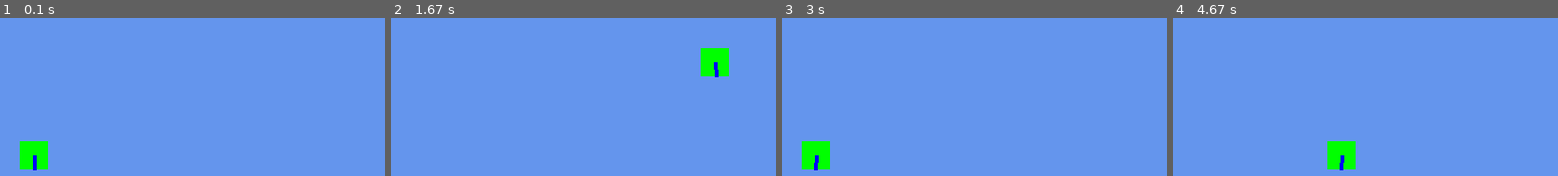
Above: before the commit, frames 1-4 (left to right).
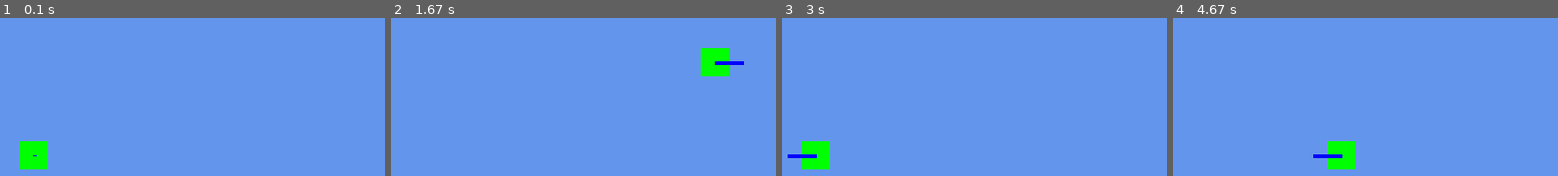
Above: after the commit, the same moments.

Repository: SamLayton97/GDD3400-PygameProject
Game: pygame game, started from IntroToPygame/IntroToPygame.py
The game is run twice, just before and just after one commit, with the same random seed, the same clock (stepped at 60 frames per second) and the same inputs.
Inputs:
- Up to frame 1 (0.1 s): no input
- Up to frame 2 (1.67 s): hold D 0.33-0.8 s; hold W 0.83-1.13 s; hold D 1.17-1.63 s
- Up to frame 3 (3 s): hold A 1.67-2.2 s; hold S 2.23-2.53 s; hold A 2.57-2.97 s
- Up to frame 4 (4.67 s): hold W 3-3.37 s; hold D 3.4-4.03 s; hold S 4.07-4.43 s; hold A from 4.47 s (still down)

The runs differ from the first frame. In frame 1, less than 0.1% of the frame differs, in the area x 8-10%, y 87-97%; in frame 2, 0.2%; in frame 3, 0.3%, in the area x 1-10%, y 86-97%; in frame 4, 0.3%.

Commit message:
Debugged player's draw method to now successfully draw player's velocity line

Diff:
--- a/IntroToPygame/Player.py
+++ b/IntroToPygame/Player.py
@@ -43,8 +43,9 @@
         pygame.draw.rect(screen, pygame.Color(0, 255, 0, 255), pygame.Rect(self.position.numerator, self.position.denominator, self.size, self.size), 0)
 
         # for debugging, draw line representing player's velocity
+        drawVector = self.velocity.scale(self.size * 1)
         pygame.draw.line(screen, pygame.Color(0, 0, 255, 255), (self.objectCenter.numerator, self.objectCenter.denominator),
-				   (self.objectCenter.numerator + self.velocity.numerator, self.objectCenter.denominator + (self.size / 2) + self.velocity.denominator), 4)
+				    (self.objectCenter.numerator + drawVector.numerator, self.objectCenter.denominator + drawVector.denominator), 4)
 
     # Moves player-object in response to player-input (WASD),
     # and updates velocity vector accordingly
